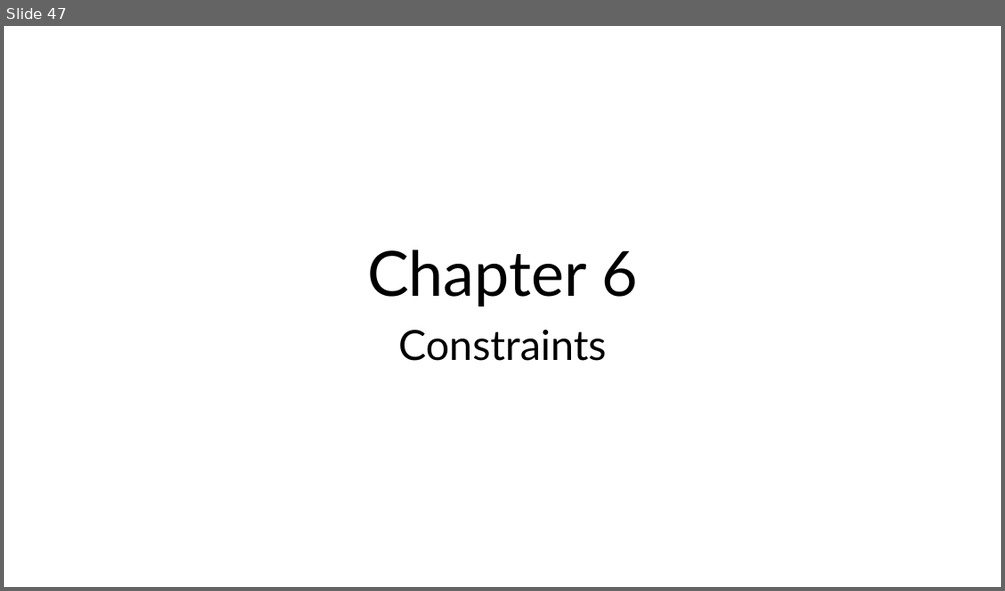
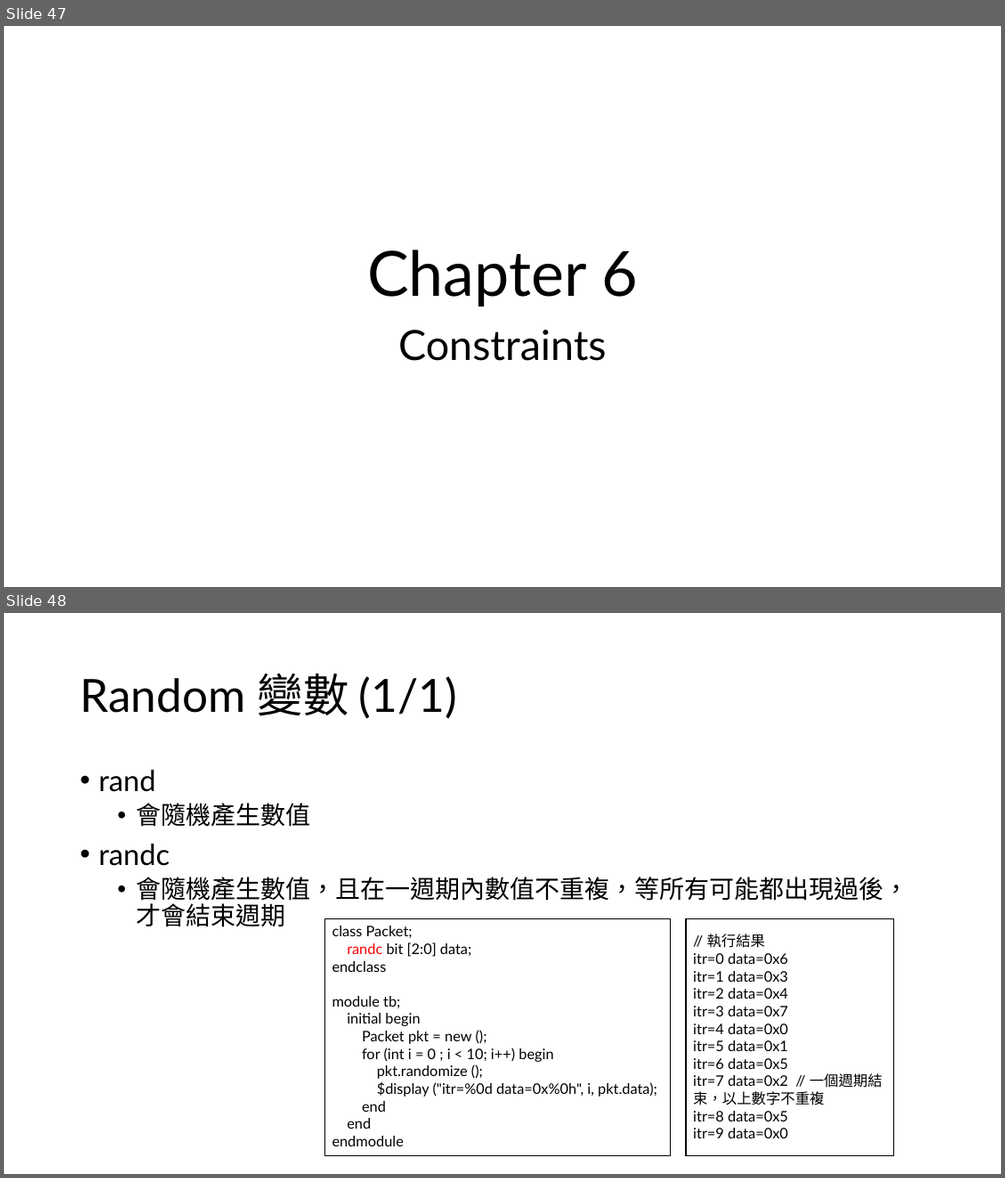
Before and after one commit to s9001055/DV_learning, a slide deck: systemverilog/SystemVerilog_語法學習.pptx. Shown one above the other, each under a label of ours: slide 47 before the commit, slides 47 and 48 after it. The pictures are 1005x591 and 1005x1178 pixels, drawn with LibreOffice and Linux fonts; fonts in the diff are those of the drawing. Boxes give left, top, right and bottom in pixels: in the first picture for what was removed or moved away, otherwise in the second. Text is boxed around its words. In the diff, an @@ line names an element or a change of style, - is before the commit and + after.

```diff
--- a/systemverilog/SystemVerilog_語法學習.pptx
+++ b/systemverilog/SystemVerilog_語法學習.pptx
@@ slide 48 added at [4, 613, 1001, 1174], background #FFFFFF @@
@@ title added at [80, 674, 457, 719], 44 pt, text #000000 @@
+Random 變數 (1/1)
@@ text added at [98, 770, 908, 927], 24 pt, text #000000 @@
+• rand
+  • 會隨機產生數值
+• randc
+  • 會隨機產生數值，且在一週期內數值不重複，等所有可能都出現過後，才會結束週期
@@ rectangle added at [324, 919, 671, 1155], outline #000000 0.75 pt, 14 pt, text #000000 @@
+class Packet;
+randc bit [2:0] data;
+endclass
+module tb;
+initial begin
+Packet pkt = new ();
+for (int i = 0 ; i < 10; i++) begin
+pkt.randomize ();
+$display ("itr=%0d data=0x%0h", i, pkt.data);
+end
+end
+endmodule
@@ rectangle added at [686, 919, 894, 1155], outline #000000 1 pt, 14 pt, text #000000 @@
+// 執行結果
+itr=0 data=0x6
+itr=1 data=0x3
+itr=2 data=0x4
+itr=3 data=0x7
+itr=4 data=0x0
+itr=5 data=0x1
+itr=6 data=0x5
+itr=7 data=0x2 // 一個週期結束，以上數字不重複
+itr=8 data=0x5
+itr=9 data=0x0
```
Also in this commit, not shown: 2 other slides added, 1 other file.
